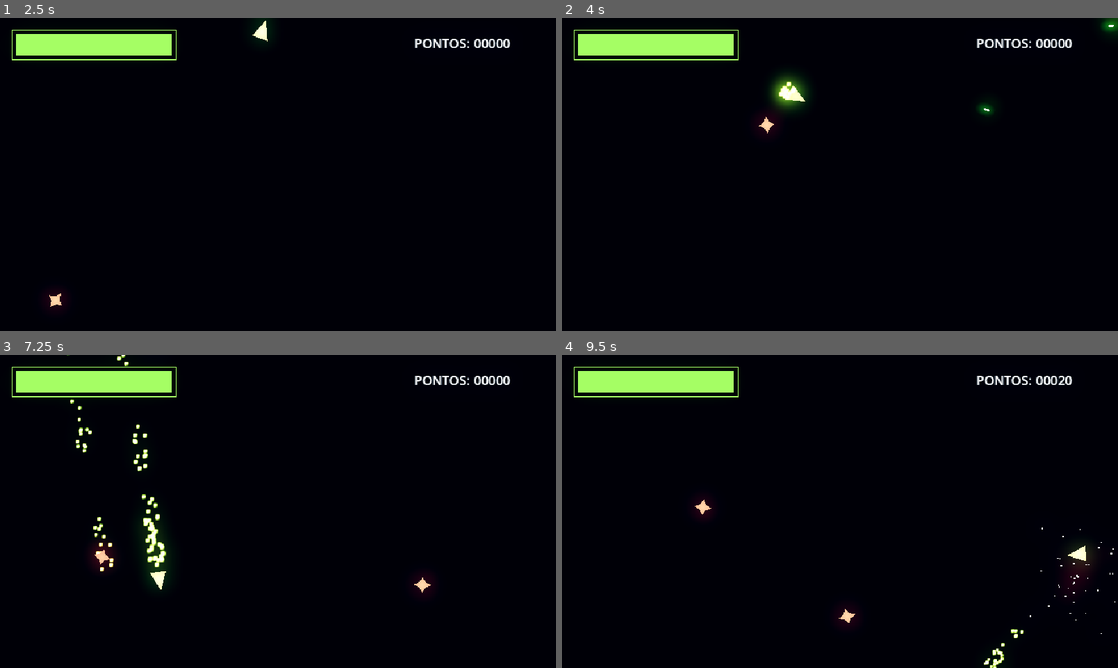
Above: before the commit, frames 1-4 (two rows, left to right).
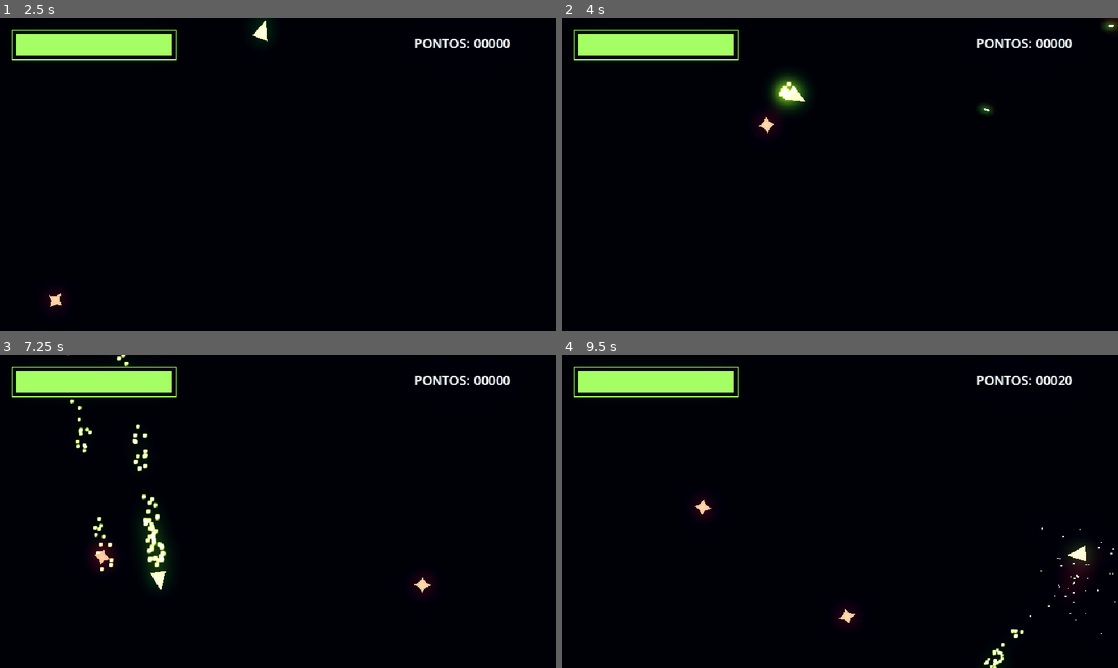
Above: after the commit, the same moments.

Repository: LucasCruz1377/polygons_shoot
Game: Godot game, scene res://Battle_area.tscn
The game is run twice, just before and just after one commit, with the same random seed, the same clock (stepped at 60 frames per second) and the same inputs.
Inputs (mouse positions are in pixels of both pictures, inside the frame that each line leads up to):
- Up to frame 1 (2.5 s): tap Enter (ui_accept) at 0.5, 0.77, 1.25, 1.52 s; move the mouse to (400, 158) at 0.52 s; press the mouse at (400, 158) at 0.53 s; hold D (right) 0.53-1.28 s; move the mouse to (166, 190) at 1.27 s; release the mouse at (166, 190) at 1.28 s; hold S (brake) 1.28-2.03 s; tap V (ctrlflip) at 1.35 s; click (166, 190) at 1.55 s; move the mouse to (333, 105) at 2.02 s; press the mouse at (333, 105) at 2.03 s; hold D (right) from 2.03 s (still down)
- Up to frame 2 (4 s): move the mouse to (812, 237) at 2.77 s; release D (right) at 2.78 s; release the mouse at (812, 237) at 2.78 s; hold W (accelerate) 2.78-3.53 s; click (812, 237) at 2.85 s; tap Enter (ui_accept) at 3.02, 3.77 s; move the mouse to (1006, 221) at 3.52 s; press the mouse at (1006, 221) at 3.53 s; hold A (left) from 3.53 s (still down); tap V (ctrlflip) at 3.6 s
- Up to frame 3 (7.25 s): move the mouse to (111, 464) at 4.27 s; release the mouse at (111, 464) at 4.28 s; click (111, 464) at 4.35 s; tap Enter (ui_accept) at 4.52, 6.02, 6.77 s; move the mouse to (305, 511) at 5.02 s; release A (left) at 5.03 s; press the mouse at (305, 511) at 5.03 s; hold S (brake) 5.03-5.78 s; move the mouse to (194, 433) at 5.77 s; release the mouse at (194, 433) at 5.78 s; hold D (right) 5.78-6.53 s; tap V (ctrlflip) at 5.85 s; click (194, 433) at 6.05 s; move the mouse to (400, 495) at 6.52 s; press the mouse at (400, 495) at 6.53 s; hold W (accelerate) from 6.53 s (still down)
- Up to frame 4 (9.5 s): move the mouse to (728, 527) at 7.27 s; release W (accelerate) at 7.28 s; release the mouse at (728, 527) at 7.28 s; hold D (right) 7.28-8.03 s; click (728, 527) at 7.35 s; tap Enter (ui_accept) at 7.52, 9.02 s; move the mouse to (895, 442) at 8.02 s; press the mouse at (895, 442) at 8.03 s; hold S (brake) 8.03-8.78 s; tap V (ctrlflip) at 8.1 s; move the mouse to (812, 574) at 8.77 s; release the mouse at (812, 574) at 8.78 s; hold A (left) from 8.78 s (still down); click (812, 574) at 8.85 s

Frame 1 is identical in both runs. In frame 2, 0.1% of the frame differs, in the area x 76-100%, y 0-30%; in frame 3, less than 0.1%; in frame 4, less than 0.1%.

Commit message:
cores, pontuacao mais suave, explosao de DeathPlayer menos brilhosa

Diff:
--- a/Battle_area.tscn
+++ b/Battle_area.tscn
@@ -37,7 +37,7 @@
 
 [node name="espaco" type="Sprite2D" parent="." unique_id=423854753]
 position = Vector2(480, 270)
-scale = Vector2(14.999999, 8.4375)
+scale = Vector2(18.531254, 11.375002)
 texture = SubResource("GradientTexture2D_kdubu")
 
 [node name="CharacterBody2D" parent="." unique_id=1457330626 instance=ExtResource("1_n4gje")]
--- a/fireball.tscn
+++ b/fireball.tscn
@@ -32,10 +32,11 @@
 [node name="Polygon2D" type="Polygon2D" parent="." unique_id=424105477]
 position = Vector2(-0.6610632, 0.56805205)
 scale = Vector2(2.1652658, 1.431948)
-color = Color(0.6117647, 1, 0, 1)
+color = Color(1, 0.24368125, 0, 1)
 polygon = PackedVector2Array(0.35639763, -1.7933977, 2.811143, -1.7933977, 3.8319273, -1.0885699, 4, 0, 3, 1, 0, 1, -1, 0, -0.83451796, -1.161483)
 
 [node name="CollisionShape2D" type="CollisionShape2D" parent="." unique_id=1607775460]
+visible = false
 position = Vector2(2.5, 0)
 shape = SubResource("RectangleShape2D_sf4mh")
 
--- a/player_death_parts.tscn
+++ b/player_death_parts.tscn
@@ -54,7 +54,7 @@
 emitting = false
 amount = 50
 texture = SubResource("GradientTexture2D_tm7k8")
-lifetime = 2.0
+lifetime = 1.5
 one_shot = true
 speed_scale = 2.0
 explosiveness = 1.0
